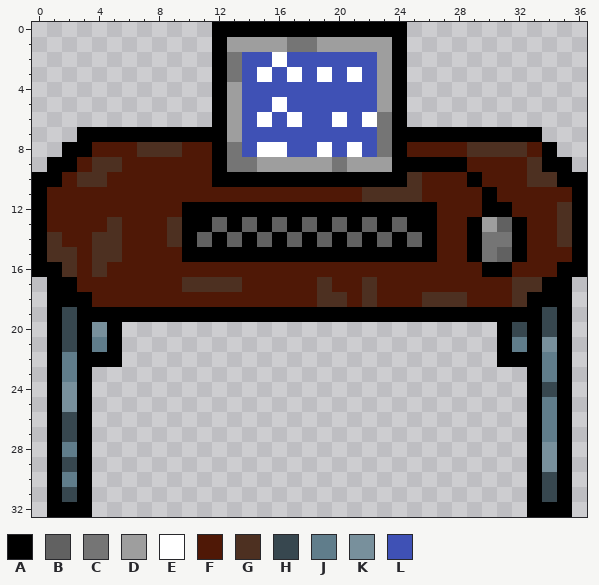
Pixel-art sprite -- assets/images/desk.png. The picture above is the old version.
The file is 37x33 pixels. Colours within 5 levels of each other are drawn and written as one.
Palette (. is transparent): A #000000  B #616161  C #757575  D #9e9e9e  E #ffffff  F #4f1806  G #4d3021  H #37474f  J #607d8b  K #78909c  L #3f51b5
The same view after the edit:
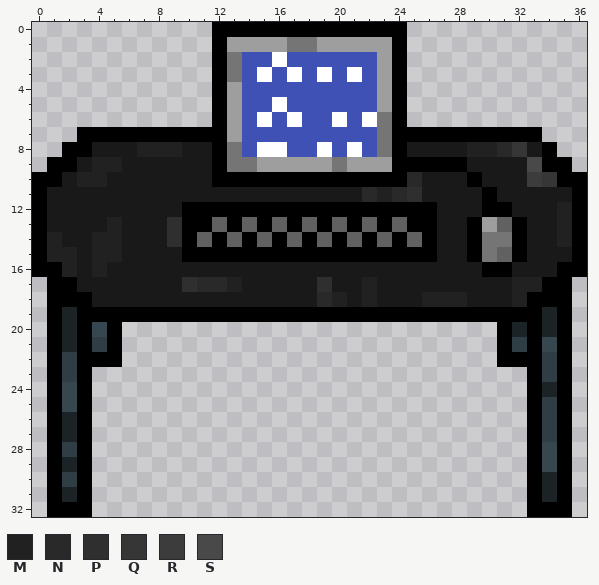
Colours new in this view: M #212121  N #292929  P #2f2f2f  Q #363636  R #3c3c3c  S #494949
Changes in this commit:
colour F: #4f1806 -> #191919
colour H: #37474f -> #1b2327
colour J: #607d8b -> #2f3e45
colour K: #78909c -> #37474f
y 8: x 7..9 GGG -> MMM; x 29..32 GGGG -> MMNQ
y 9: x 4..5 GG -> MM; x 33 G -> S
y 10: x 3..4 GG -> MM; x 25 G -> N; x 33..34 GG -> RQ
y 11: x 22..25 GGGG -> NMNP
y 12: x 35 G -> M
y 13: x 5 G -> M; x 9 G -> P; x 35 G -> M
y 14: x 1 G -> M; x 4..5 GG -> MM; x 9 G -> P; x 35 G -> M
y 15: x 1..2 GG -> MM; x 4..5 GG -> MM
y 16: x 2 G -> M; x 4 G -> M
y 17: x 10..13 GGGG -> PNNM; x 19 G -> P; x 22 G -> M; x 32..33 GG -> MM
y 18: x 19..20 GG -> NM; x 22 G -> M; x 26..28 GGG -> MMM; x 32 G -> M
Pixel boxes of the changes (left, top, right, bottom) in both pictures:
changed: (47, 142, 572, 502)
